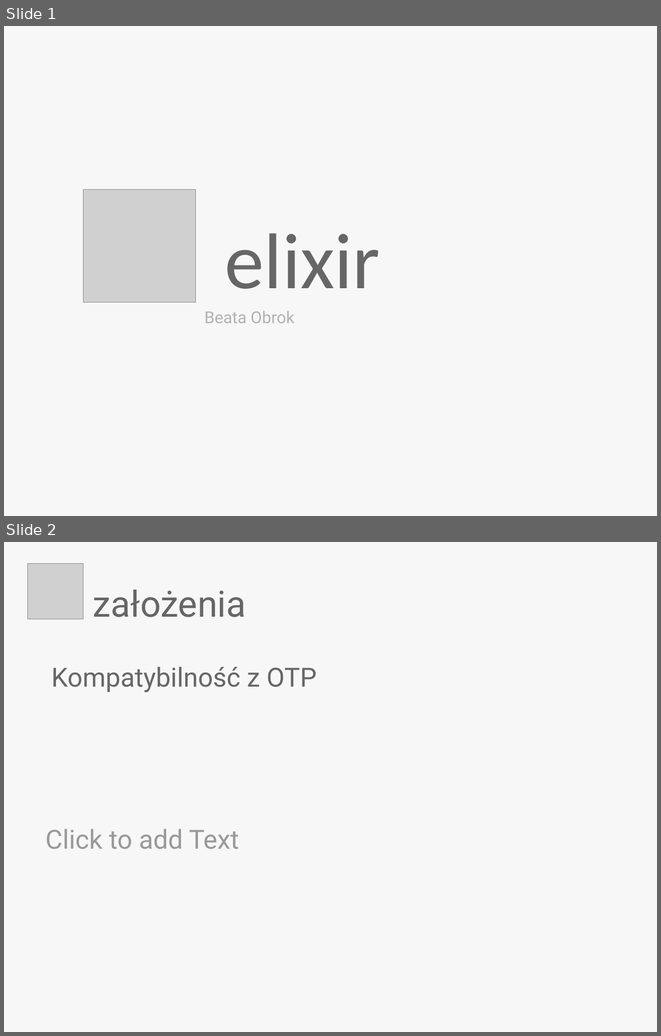
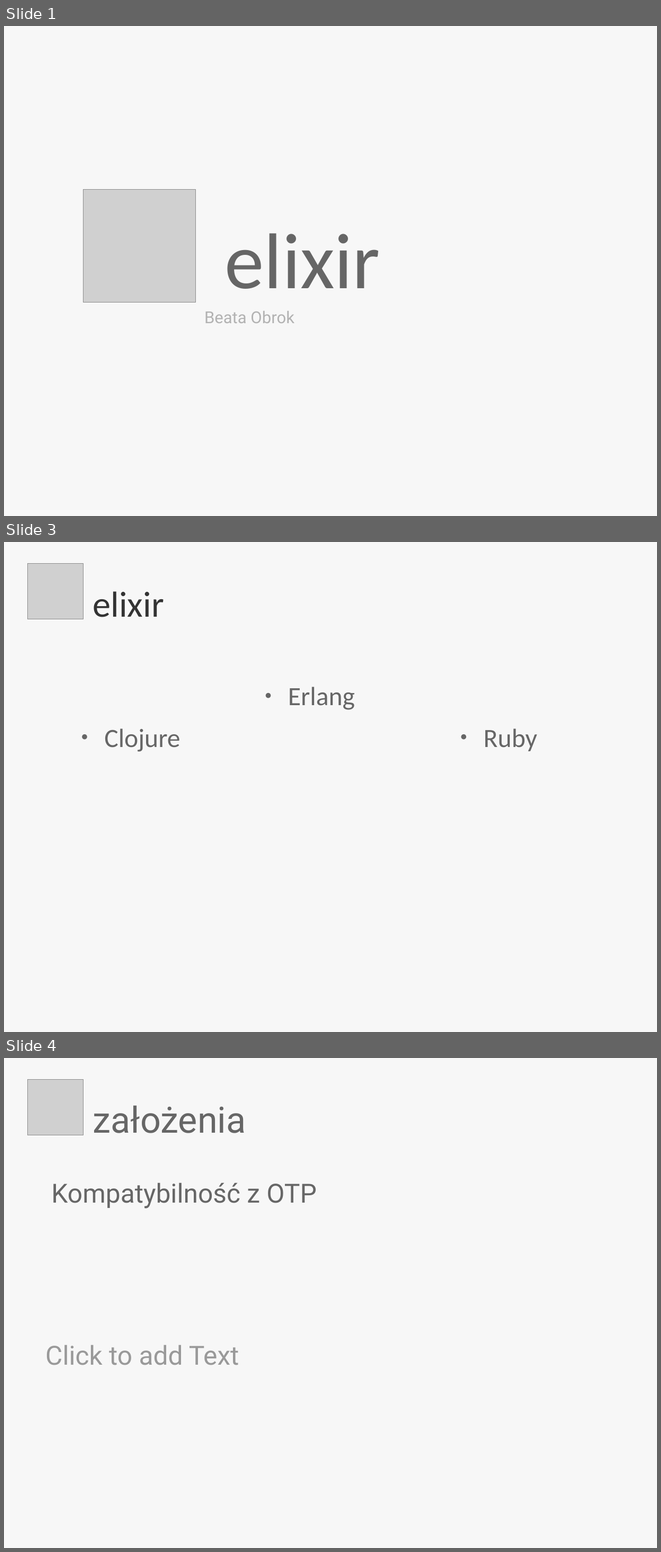
Before and after one commit to QuirkOo/secret-elixir, a slide deck: elixir.odp. Shown one above the other, each under a label of ours: slides 1 and 2 before the commit, slides 1, 3 and 4 after it; the slides between them are not shown. The pictures are 661x1036 and 661x1552 pixels, drawn with LibreOffice and Linux fonts; fonts in the diff are those of the drawing; grey boxes stand for pictures. Boxes give left, top, right and bottom in pixels: in the first picture for what was removed or moved away, otherwise in the second. Text is boxed around its words. In the diff, an @@ line names an element or a change of style, - is before the commit and + after.

Commit message:
Add quote and elixir overview slide

```diff
--- a/elixir.odp
+++ b/elixir.odp
@@ slide 3 added at box(4, 542, 657, 1032), background #F7F7F7 @@
@@ picture added at box(28, 563, 84, 619) @@
@@ title added at box(93, 591, 164, 617), 44 pt, text #333333 @@
+elixir
@@ subtitle added at box(288, 687, 355, 710), 32 pt, text #666666 @@
+● Erlang
@@ text added at box(104, 729, 180, 752), 32 pt, text #666666 @@
+● Clojure
@@ text added at box(484, 729, 537, 751), 32 pt, text #666666 @@
+● Ruby
@@ what was slide 2 is now slide 4 @@
```
Also in this commit, not shown: 1 other slide added.
